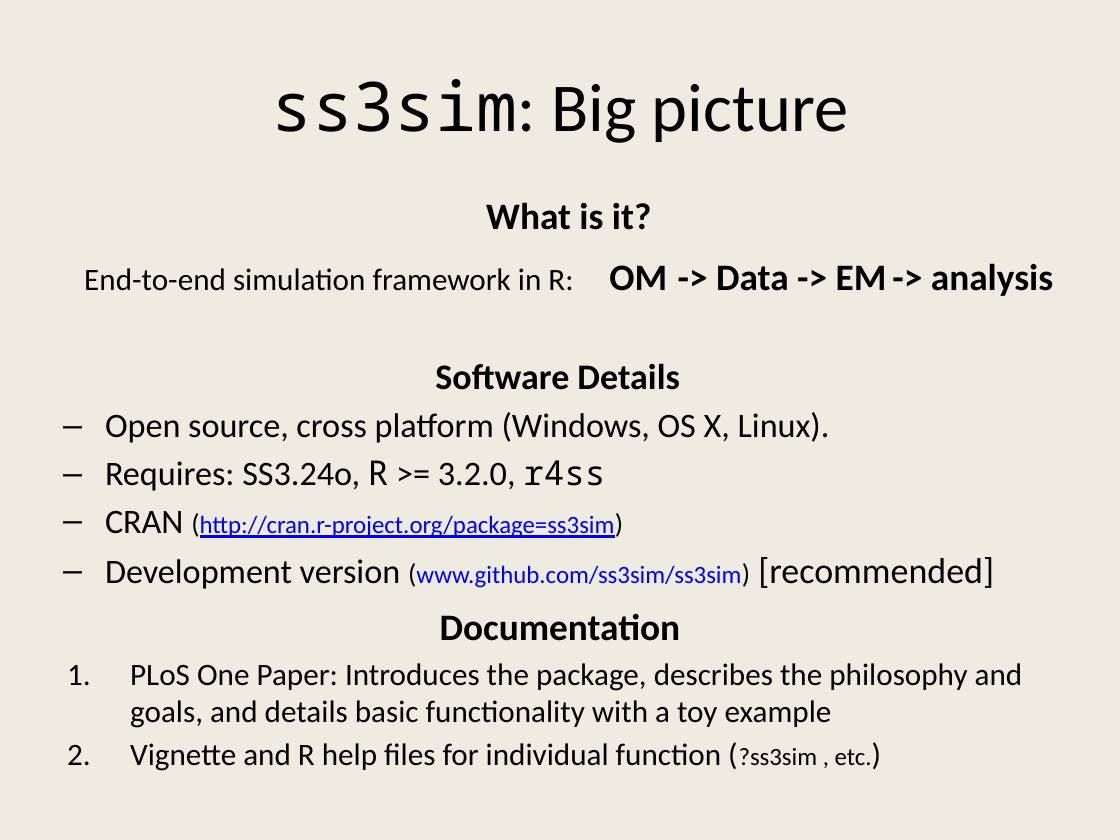
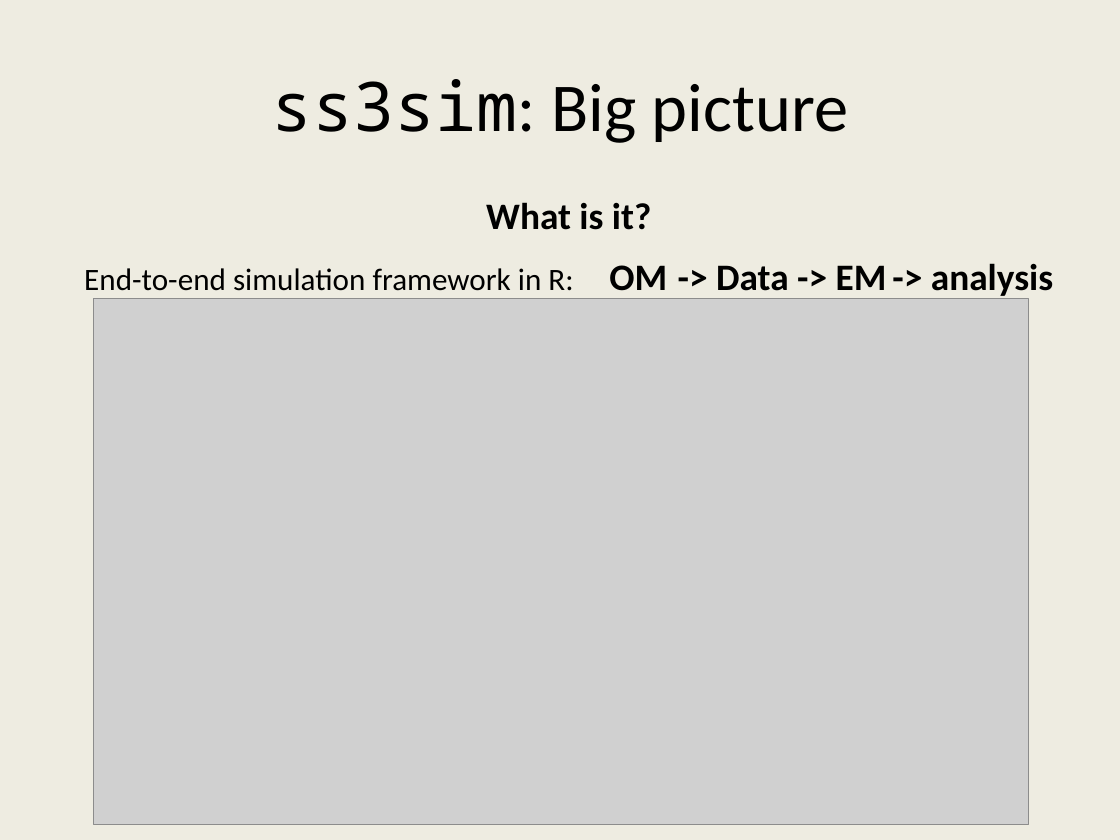
Before and after one commit to ss3sim/workshop, a slide deck: slide 3 of ss3sim_workshop.pptx. Drawn at 1120x840 pixels with LibreOffice and Linux fonts; fonts in the diff are those of the drawing; grey boxes stand for pictures. Boxes give left, top, right and bottom in pixels: in the first picture for what was removed or moved away, otherwise in the second. Text is boxed around its words. In the diff, an @@ line names an element or a change of style, - is before the commit and + after.

```diff
--- a/ss3sim_workshop.pptx
+++ b/ss3sim_workshop.pptx
@@ picture added at [93, 299, 1028, 825] @@
@@ text removed at [105, 363, 994, 589] @@
-Software Details
-– Open source, cross platform (Windows, OS X, Linux).
-– Requires: SS3.24o, R >= 3.2.0, r4ss
-– CRAN (http://cran.r-project.org/package=ss3sim)
-– Development version (www.github.com/ss3sim/ss3sim) [recommended]
@@ text removed at [130, 613, 1023, 771] @@
-Documentation
-1. PLoS One Paper: Introduces the package, describes the philosophy and goals, and details basic functionality with a toy example
-2. Vignette and R help files for individual function (?ss3sim , etc.)
```
Also in this commit, not shown: 13 other slides changed, 5 slides added, 1 slide removed, 4 other files.
